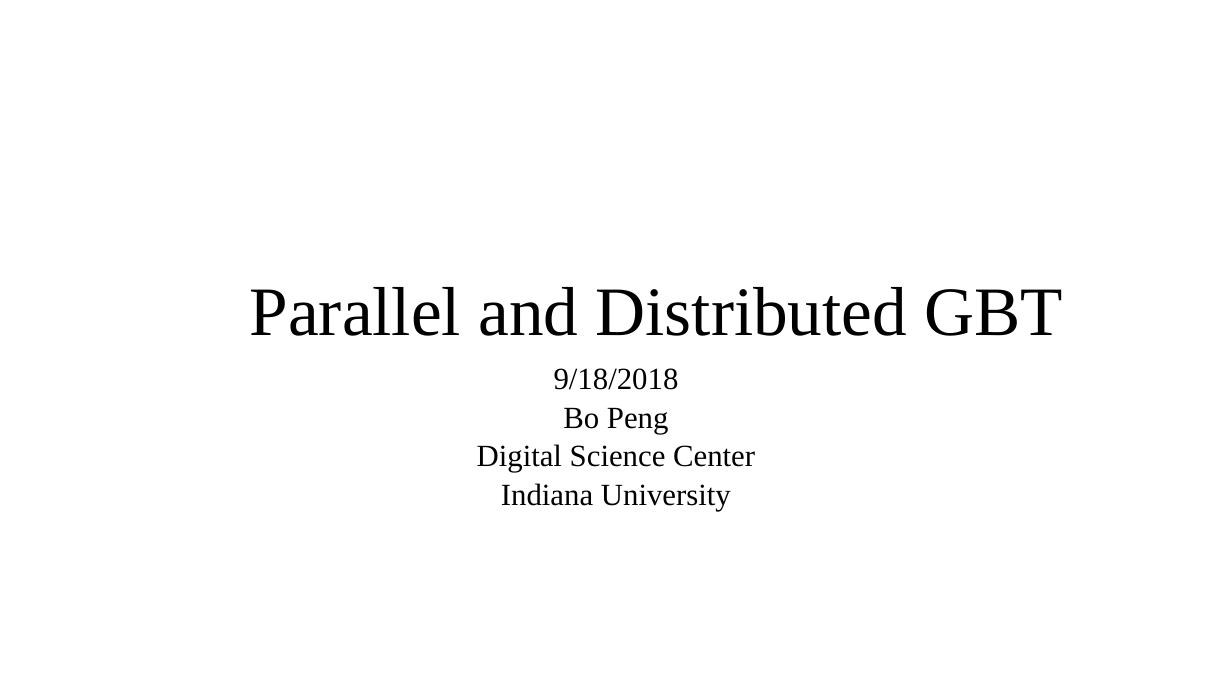
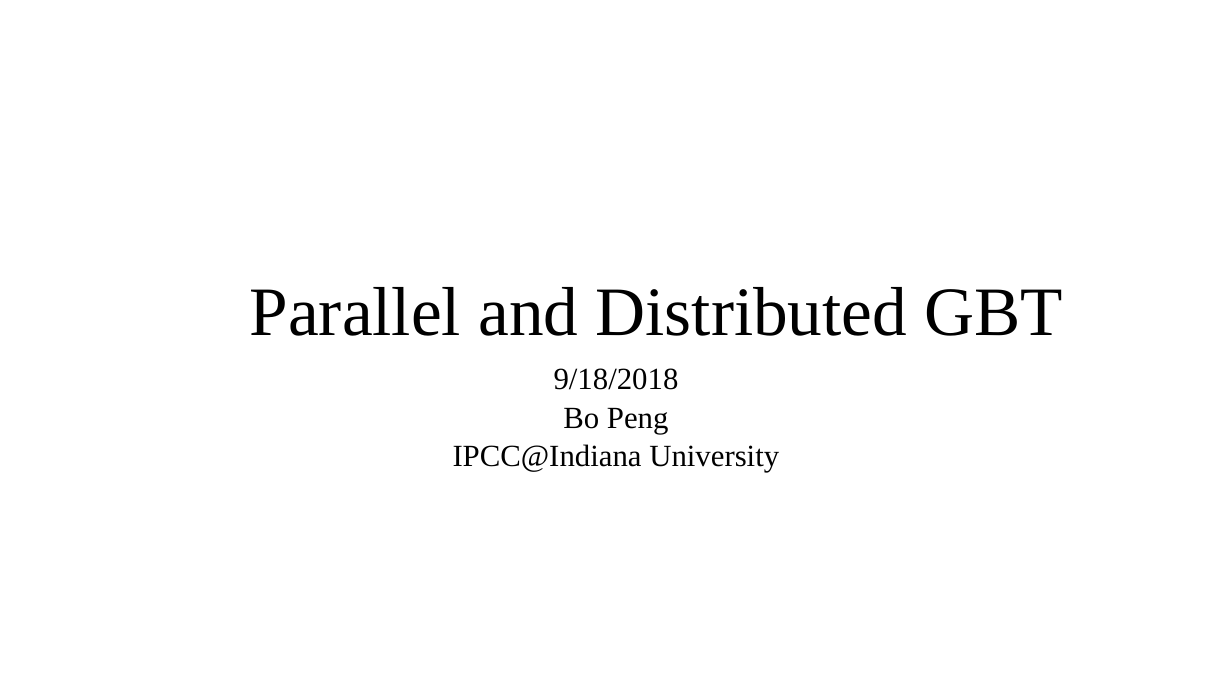
Before and after one commit to DSC-SPIDAL/harp, a slide deck: slide 1 of doc/meeting/0919-DistributedGBT-II/DistributedGBT-II-09192018.pptx. Drawn at 1232x693 pixels with LibreOffice and Linux fonts; fonts in the diff are those of the drawing. Boxes give left, top, right and bottom in pixels: in the first picture for what was removed or moved away, otherwise in the second. Text is boxed around its words. In the diff, an @@ line names an element or a change of style, - is before the commit and + after.

```diff
--- a/doc/meeting/0919-DistributedGBT-II/DistributedGBT-II-09192018.pptx
+++ b/doc/meeting/0919-DistributedGBT-II/DistributedGBT-II-09192018.pptx
@@ subtitle at box(453, 444, 779, 472): text changed @@
-Digital Science Center
-Indiana University
+IPCC@Indiana University
```
Also in this commit, not shown: 2 other slides changed, 3 other files.
